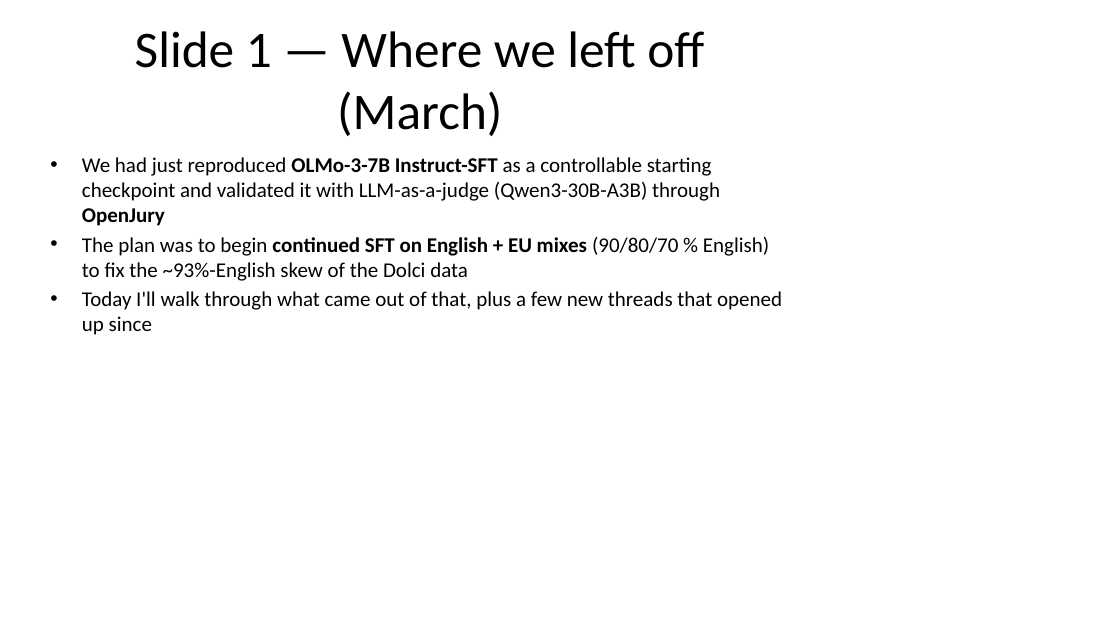
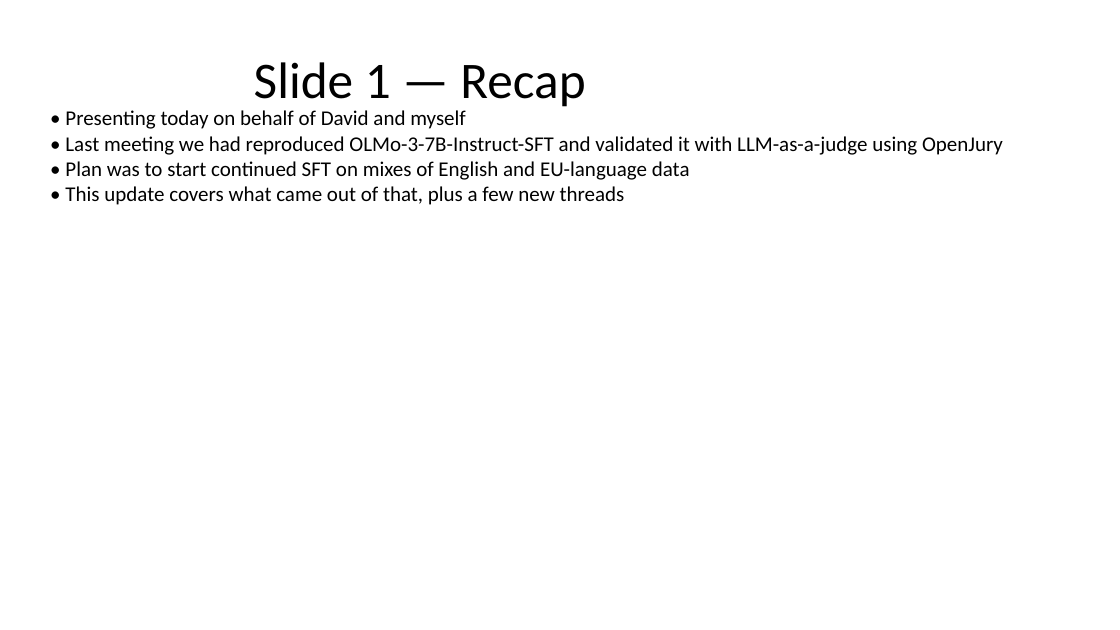
Before and after one commit to ferreirafabio/open-instruct, a slide deck: slide 2 of oellm/meetings/llms4eu_wp4/2026-04-28.pptx. Drawn at 1120x630 pixels with LibreOffice and Linux fonts; fonts in the diff are those of the drawing. Boxes give left, top, right and bottom in pixels: in the first picture for what was removed or moved away, otherwise in the second. Text is boxed around its words. In the diff, an @@ line names an element or a change of style, - is before the commit and + after.

```diff
--- a/oellm/meetings/llms4eu_wp4/2026-04-28.pptx
+++ b/oellm/meetings/llms4eu_wp4/2026-04-28.pptx
@@ title at [254, 62, 585, 107]: text changed @@
-Slide 1 — Where we left off (March)
+Slide 1 — Recap
@@ text at [65, 110, 1003, 205]: text changed @@
-• We had just reproduced OLMo-3-7B Instruct-SFT as a controllable starting checkpoint and validated it with LLM-as-a-judge (Qwen3-30B-A3B) through OpenJury
-• The plan was to begin continued SFT on English + EU mixes (90/80/70 % English) to fix the ~93%-English skew of the Dolci data
-• Today I'll walk through what came out of that, plus a few new threads that opened up since
+• Presenting today on behalf of David and myself
+• Last meeting we had reproduced OLMo-3-7B-Instruct-SFT and validated it with LLM-as-a-judge using OpenJury
+• Plan was to start continued SFT on mixes of English and EU-language data
+• This update covers what came out of that, plus a few new threads
```
Also in this commit, not shown: 6 other slides changed, 1 slide added, 2 other files.
